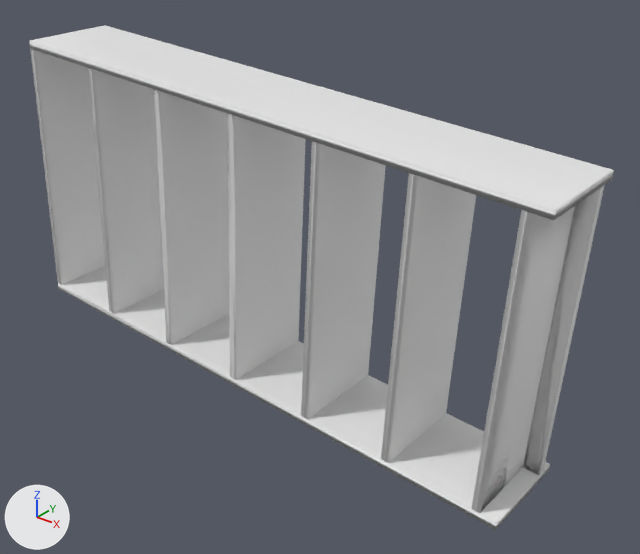
Renders of the OBJ model data/ShapeDatabase_INFOMR-master_normalized/Shelf/m864.obj from each side of a commit.
Before and after are seen from a camera (50 mm lens) standing at (0.908, -1.037, 0.606) and looking at (0.063, 0.02, -0.049). Every picture has the same lights, and +X, +Y and +Z are marked at lower left. Where no turn or scale is listed for an object, it has been applied to the vertices. Vertices at the same position are counted once.

Names of what the first picture shows: 'm864'.
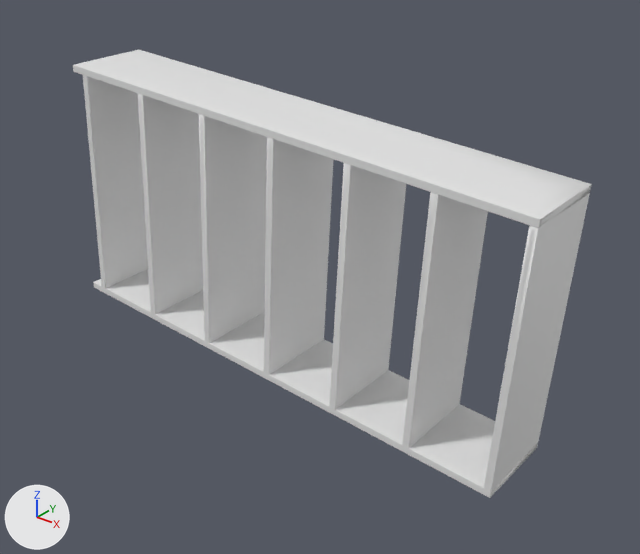
What differs and where, as boxes [x1, y1, x2, y2] in the pictures (640 x 554 px; the box of a moved part takes in the faces that stretch with it):
'm864', reshaped (11% narrower, 11% shorter): before [29, 25, 614, 530]; after [73, 49, 592, 498]
part 1 of me_m864, moved or reshaped: before [29, 25, 614, 220]; after [93, 269, 538, 498]
part 2 of me_m864, moved or reshaped: before [381, 173, 476, 463]; after [138, 94, 203, 314]
part 3 of me_m864, moved or reshaped: before [301, 141, 386, 419]; after [199, 114, 267, 343]
part 4 of me_m864, moved or reshaped: before [228, 114, 306, 380]; after [264, 137, 333, 375]
part 5 of me_m864, moved or reshaped: before [154, 89, 229, 345]; after [329, 163, 406, 410]
part 6 of me_m864, moved or reshaped: before [88, 68, 164, 313]; after [402, 192, 488, 448]
part 7 of me_m864, moved or reshaped: before [30, 49, 105, 285]; after [484, 193, 590, 492]
part 8 of me_m864, moved or reshaped (not visible afterwards): before [523, 185, 605, 475]
part 9 of me_m864, added: after [73, 49, 592, 228]
part 10 of me_m864, added: after [83, 75, 148, 288]
part 11 of me_m864, deleted: before [58, 266, 550, 530]
part 12 of me_m864, deleted: before [471, 206, 575, 513]

Patch to the scene script:
```diff
--- a/data/ShapeDatabase_INFOMR-master_normalized/Shelf/m864.obj.py
+++ b/data/ShapeDatabase_INFOMR-master_normalized/Shelf/m864.obj.py
@@ me_m864 @@
 # used by ob_m864; location = (0.0, 0.0, 0.0)
-me_m864.from_pydata(...)  # 9764 vertices, 19449 faces; spans x -0.461..0.539, y -0.156..0.018, z -0.239..0.314
+me_m864.from_pydata(...)  # 9768 vertices, 19447 faces; spans x -0.539..0.461, y -0.018..0.156, z -0.314..0.239
+# me_m864 part 1: the loose piece of 1375 vertices spanning x -0.428..0.539, y -0.156..0.009, z 0.23..0.314 is multiplied about the mesh origin by the matrix ((-1.0, 0.0, 0.0), (0.0, -1.0, 0.0), (0.0, 0.0, -1.0))
+# me_m864 part 2: the loose piece of 741 vertices spanning x 0.311..0.357, y -0.155..0.015, z -0.213..0.247 is multiplied about the mesh origin by the matrix ((-1.0, 0.0, 0.0), (0.0, -1.0, 0.0), (0.0, 0.0, -1.0))
+# me_m864 part 3: the loose piece of 552 vertices spanning x 0.157..0.203, y -0.154..0.016, z -0.202..0.258 is multiplied about the mesh origin by the matrix ((-1.0, 0.0, 0.0), (0.0, -1.0, 0.0), (0.0, 0.0, -1.0))
+# me_m864 part 4: the loose piece of 842 vertices spanning x 0.003..0.048, y -0.154..0.016, z -0.192..0.268 is multiplied about the mesh origin by the matrix ((-1.0, 0.0, 0.0), (0.0, -1.0, 0.0), (0.0, 0.0, -1.0))
+# me_m864 part 5: the loose piece of 856 vertices spanning x -0.152..-0.106, y -0.153..0.017, z -0.181..0.279 is multiplied about the mesh origin by the matrix ((-1.0, 0.0, 0.0), (0.0, -1.0, 0.0), (0.0, 0.0, -1.0))
+# me_m864 part 6: the loose piece of 986 vertices spanning x -0.306..-0.26, y -0.153..0.017, z -0.17..0.29 is multiplied about the mesh origin by the matrix ((-1.0, 0.0, 0.0), (0.0, -1.0, 0.0), (0.0, 0.0, -1.0))
+# me_m864 part 7: the loose piece of 959 vertices spanning x -0.46..-0.414, y -0.152..0.018, z -0.159..0.301 is multiplied about the mesh origin by the matrix ((-1.0, 0.0, 0.0), (0.0, -1.0, 0.0), (0.0, 0.0, -1.0))
+# me_m864 part 8: the loose piece of 194 vertices spanning x 0.479..0.538, y -0.029..-0.007, z -0.223..0.235 is multiplied about the mesh origin by the matrix ((-1.0, 0.0, 0.0), (0.0, -1.0, 0.0), (0.0, 0.0, -1.0))
+# me_m864 part 9: a new loose piece of 1851 vertices spanning x -0.506..0.461, y -0.018..0.147, z 0.155..0.239
+# me_m864 part 10: a new loose piece of 1412 vertices spanning x -0.511..-0.465, y -0.015..0.155, z -0.236..0.224
+# me_m864 part 11: the loose piece of 1850 vertices spanning x -0.461..0.506, y -0.147..0.018, z -0.239..-0.155 is deleted
+# me_m864 part 12: 1409 vertices removed from x 0.465..0.511, y -0.155..0.015, z -0.224..0.236
```
